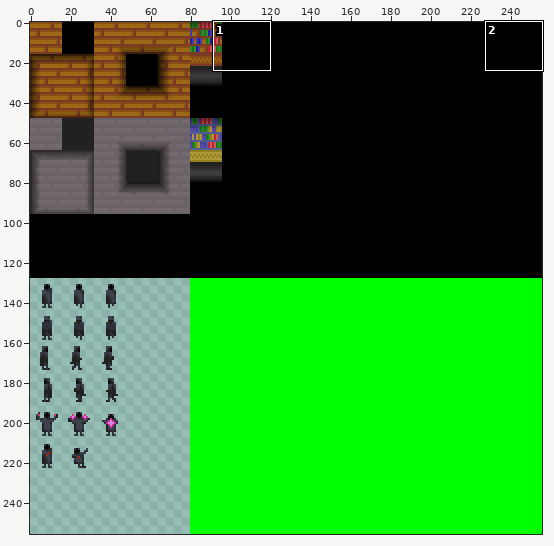
Two states of a sprite sheet, www/tex0.png. Above: a wide view before the commit, with the close-up outlined.
Close-up. First the earlier version:
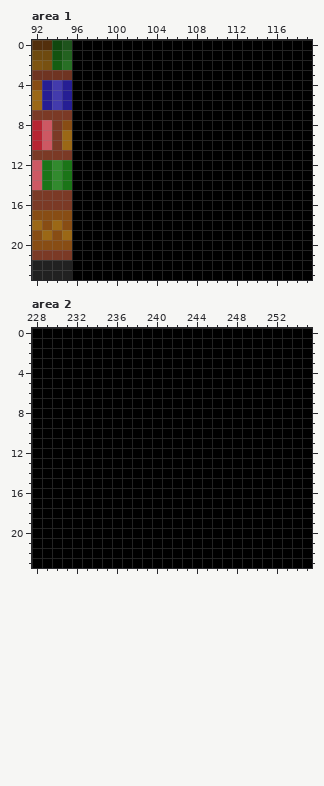
The file is 256x256 pixels. Colours within 5 levels of each other are drawn and written as one. Shown: area 1: x 92..119, y 0..23; area 2: x 228..255, y 0..23. The commit also changed other parts of the picture, which this record leaves out.
The same view after the edit:
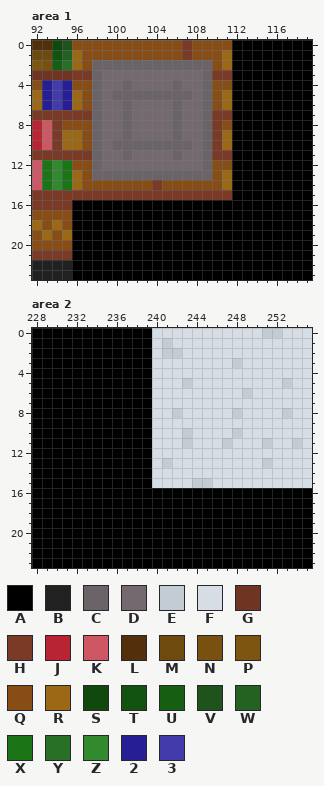
Palette (. is transparent): A #000000  B #212121  C #6a6469  D #73696e  E #c3cbd4  F #d6dde5  G #6f3422  H #7b3a26  J #b82432  K #cd5863  L #532f0c  M #6e4a0f  N #785111  P #7e5411  Q #884d14  R #9b6816  S #10480e  T #135310  U #155e12  V #1e541c  W #236220  X #1b7517  Y #287025  Z #328a2e  2 #261e94  3 #433bac
Changes in this commit:
--- area 1
@@ x 92..119 @@
- 0 LLSVAAAAAAAAAAAAAAAAAAAAAAAA
- 1 MMTWAAAAAAAAAAAAAAAAAAAAAAAA
- 2 PNUYAAAAAAAAAAAAAAAAAAAAAAAA
- 3 GGGGAAAAAAAAAAAAAAAAAAAAAAAA
- 4 Q232AAAAAAAAAAAAAAAAAAAAAAAA
- 5 R232AAAAAAAAAAAAAAAAAAAAAAAA
- 6 R232AAAAAAAAAAAAAAAAAAAAAAAA
- 7 HHHHAAAAAAAAAAAAAAAAAAAAAAAA
- 8 JKHQAAAAAAAAAAAAAAAAAAAAAAAA
- 9 JKHRAAAAAAAAAAAAAAAAAAAAAAAA
-10 JKHRAAAAAAAAAAAAAAAAAAAAAAAA
-11 HHHHAAAAAAAAAAAAAAAAAAAAAAAA
-12 KXZXAAAAAAAAAAAAAAAAAAAAAAAA
-13 KXZXAAAAAAAAAAAAAAAAAAAAAAAA
-14 KXZXAAAAAAAAAAAAAAAAAAAAAAAA
-15 HHHHAAAAAAAAAAAAAAAAAAAAAAAA
+ 0 LLSVQQQQQQQQQQQHQQQQAAAAAAAA
+ 1 MMTWRQQQQQQQQQQHQQQRAAAAAAAA
+ 2 PNUYRQCCCCCCCCCCCCQRAAAAAAAA
+ 3 GGGGHHCDDDDDDDDDDCHHAAAAAAAA
+ 4 Q232QQCDDCDDDDCDDCQQAAAAAAAA
+ 5 R232RQCDCCCCCCCCDCQRAAAAAAAA
+ 6 R232RQCDDCDDDDCDDCQRAAAAAAAA
+ 7 HHHHHHCDDCDDDDCDDCHHAAAAAAAA
+ 8 JKHQQQCDDCDDDDCDDCHQAAAAAAAA
+ 9 JKHRRQCDDCDDDDCDDCHRAAAAAAAA
+10 JKHRRQCDCCCCCCCCDCHRAAAAAAAA
+11 HHHHHHCDDCDDDDCDDCHHAAAAAAAA
+12 KXZXQQCDDDDDDDDDDCQQAAAAAAAA
+13 KXZXRQCCCCCCCCCCCCQRAAAAAAAA
+14 KXZXRQQQQQQQHQQQQQQRAAAAAAAA
+15 HHHHHHHHHHHHHHHHHHHHAAAAAAAA
 16 HHHHAAAAAAAAAAAAAAAAAAAAAAAA
--- area 2
@@ x 238..255 @@
- 0 AAAAAAAAAAAAAAAAAA
- 1 AAAAAAAAAAAAAAAAAA
- 2 AAAAAAAAAAAAAAAAAA
- 3 AAAAAAAAAAAAAAAAAA
- 4 AAAAAAAAAAAAAAAAAA
- 5 AAAAAAAAAAAAAAAAAA
- 6 AAAAAAAAAAAAAAAAAA
- 7 AAAAAAAAAAAAAAAAAA
- 8 AAAAAAAAAAAAAAAAAA
- 9 AAAAAAAAAAAAAAAAAA
-10 AAAAAAAAAAAAAAAAAA
-11 AAAAAAAAAAAAAAAAAA
-12 AAAAAAAAAAAAAAAAAA
-13 AAAAAAAAAAAAAAAAAA
-14 AAAAAAAAAAAAAAAAAA
-15 AAAAAAAAAAAAAAAAAA
+ 0 AAFFFFFFFFFFFEEFFF
+ 1 AAFEFFFFFFFFFFFFFF
+ 2 AAFEEFFFFFFFFFFFFF
+ 3 AAFFFFFFFFEFFFFFFF
+ 4 AAFFFFFFFFFFFFFFFF
+ 5 AAFFFEFFFFFFFFFEFF
+ 6 AAFFFFFFFFFEFFFFFF
+ 7 AAFFFFFFFFFFFFFFFF
+ 8 AAFFEFFFFFEFFFFEFF
+ 9 AAFFFFFFFFFFFFFFFF
+10 AAFFFEFFFFEFFFFFFF
+11 AAFFFEFFFEFFFEFFEF
+12 AAFFFFFFFFFFFFFFFF
+13 AAFEFFFFFFFFFEFFFF
+14 AAFFFFFFFFFFFFFFFF
+15 AAFFFFEEFFFFFFFFFF
 16 AAAAAAAAAAAAAAAAAA
Changed places in both close-ups, as pixel boxes (x1, y1, x2, y2):
changed: (72, 40, 232, 200)
changed: (152, 328, 312, 488)
